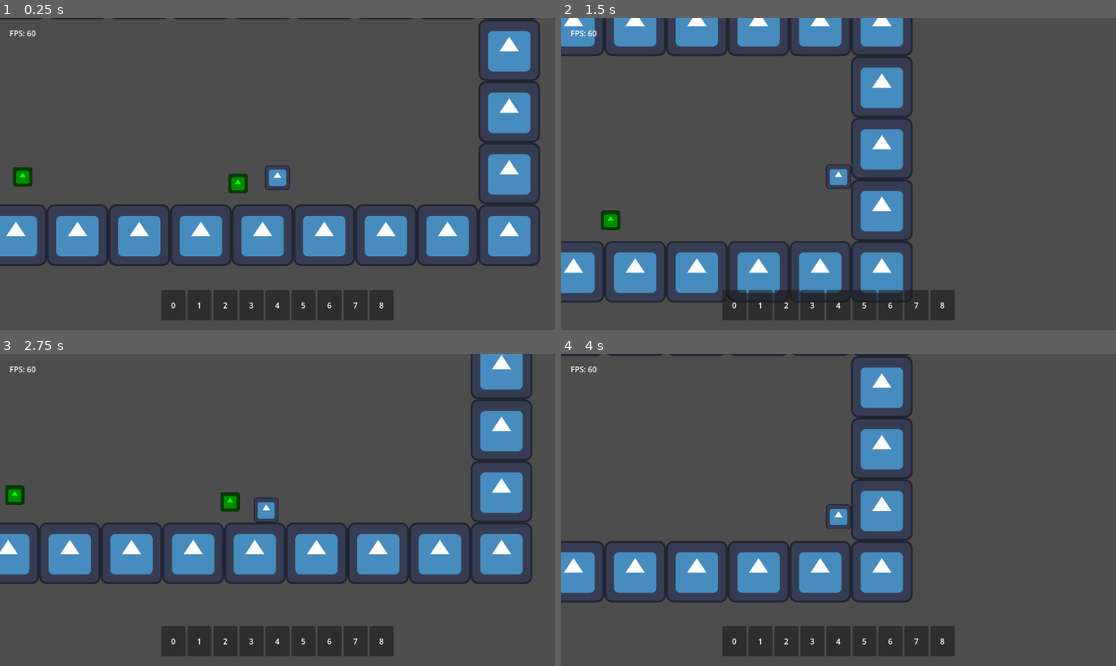
Above: before the commit, frames 1-4 (two rows, left to right).
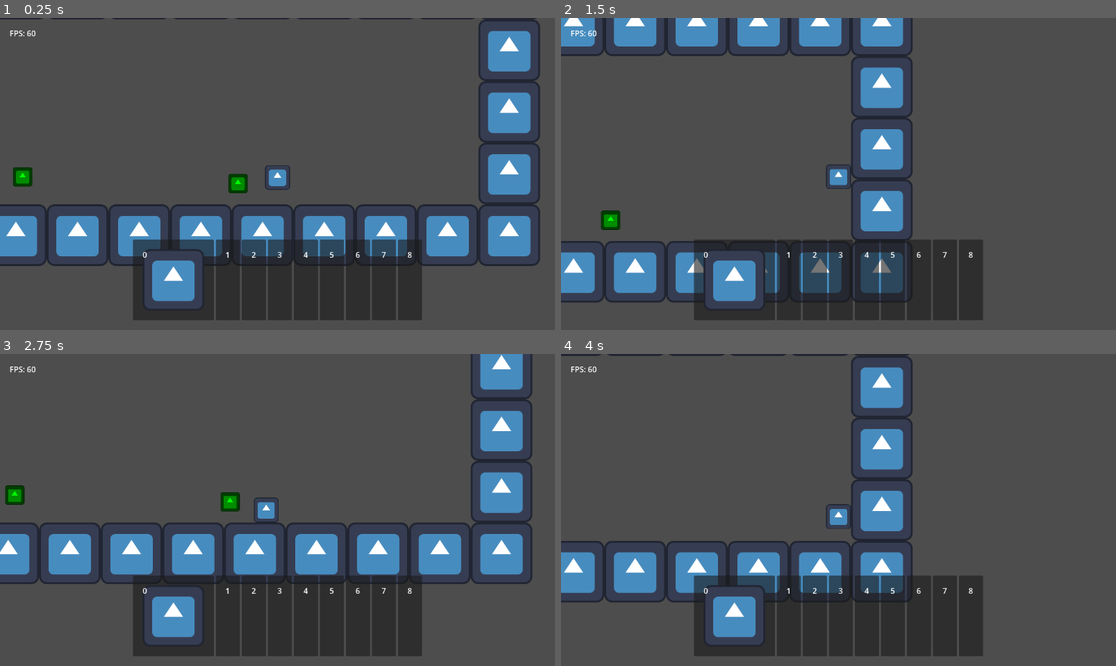
Above: after the commit, the same moments.

Repository: TheHumanMRP/RPG-Life-Tracker
Game: Godot game, scene res://Folders/Systems/Main/Scenes/main_scene.tscn
Two runs of this game, one before a commit and one after it. Both use one fixed random seed, a clock stepped at 60 frames per second and the inputs below. The engine's default icon, where the game draws it, is replaced by a stand-in: a white triangle on a blue panel in a dark square.
Inputs:
- Up to frame 1 (0.25 s): no input
- Up to frame 2 (1.5 s): hold D (move_right) from 0.53 s (still down); tap Space (jump) at 0.77 s
- Up to frame 3 (2.75 s): tap Space (jump) at 1.52 s; release D (move_right) at 2.03 s; hold A (move_left) from 2.03 s (still down)
- Up to frame 4 (4 s): release A (move_left) at 2.78 s; hold D (move_right) from 2.78 s (still down); tap Space (jump) at 3.02, 3.77 s

The runs differ from the first frame. In frame 1, 8.7% of the frame differs, in the area x 23-76%, y 71-97%; in frame 2, 8.6%; in frame 3, 8.6%; in frame 4, 8.8%.
Error before the commit: Invalid call. Nonexistent function 'get_iten_by_id' in base 'Resource (InventoryLogicComponent)'. (res://Folders/Systems/Inventory_System/Scripts/hotbar_slot.g…

Commit message:
Auto commit at 2026-07-04 21:51:37

Diff:
--- a/Folders/Systems/Inventory_System/Scripts/hotbar_slot.gd
+++ b/Folders/Systems/Inventory_System/Scripts/hotbar_slot.gd
@@ -32,7 +32,7 @@
 	if item_id == EMPTY_SLOT:
 		return
 
-	item = Global.get_inventory_logic().get_iten_by_id(item_id)
+	item = Global.get_inventory_logic().get_item_by_id(item_id)
 
 	check_type_of_item()
 
--- a/Folders/Systems/Inventory_System/Scripts/testing.gd
+++ b/Folders/Systems/Inventory_System/Scripts/testing.gd
@@ -16,4 +16,7 @@
 	inventory_logic.clear_inventory()
 	inventory_logic.add_test_sword()
 
-	hotbar_logic.add_item_to_hotbar(0, 0)
+	var item_id: int = 0
+	var slot_index: int = 0
+
+	hotbar_logic.add_item_to_hotbar(item_id, slot_index)
